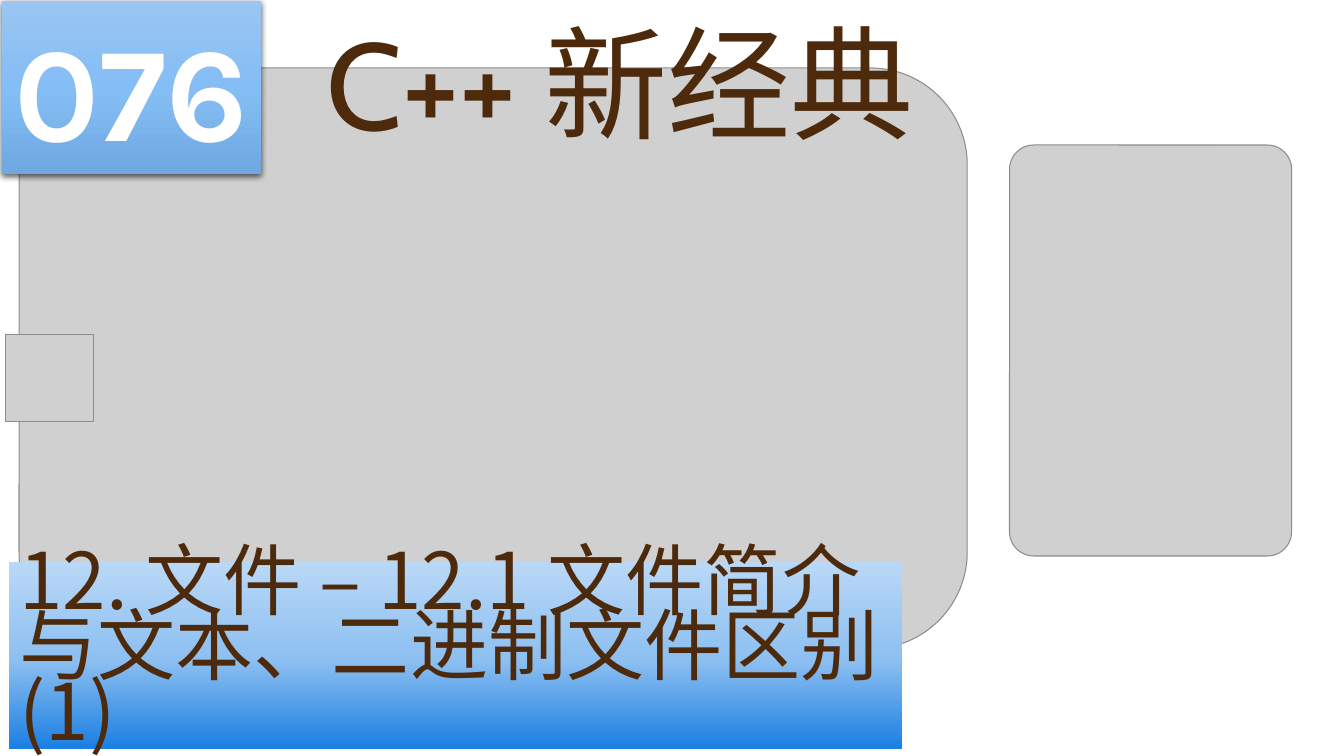
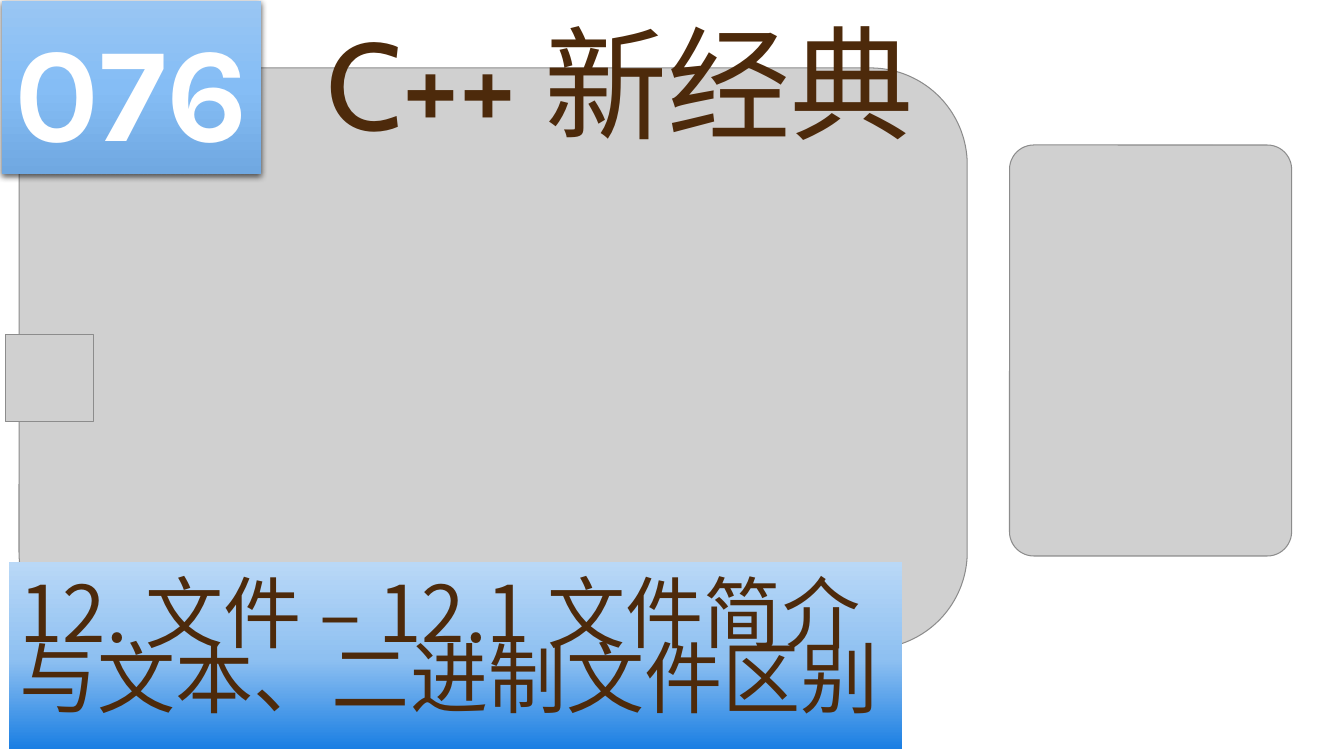
Before and after one commit to yasenstar/learn_cpp, a slide deck: slide 76 of cpp_new/C++ 新经典.pptx. Drawn at 1344x756 pixels with LibreOffice and Linux fonts; fonts in the diff are those of the drawing; grey boxes stand for pictures; background and template pictures are left out. Boxes give left, top, right and bottom in pixels: in the first picture for what was removed or moved away, otherwise in the second. Text is boxed around its words. In the diff, an @@ line names an element or a change of style, - is before the commit and + after.

```diff
--- a/cpp_new/C++ 新经典.pptx
+++ b/cpp_new/C++ 新经典.pptx
@@ text in rectangle at (x1=19, y1=576, x2=879, y2=727): text changed @@
-12. 文件 – 12.1 文件简介与文本、二进制文件区别 (1)
+12. 文件 – 12.1 文件简介与文本、二进制文件区别
```
Also in this commit, not shown: 6 other slides changed, 2 slides removed.
